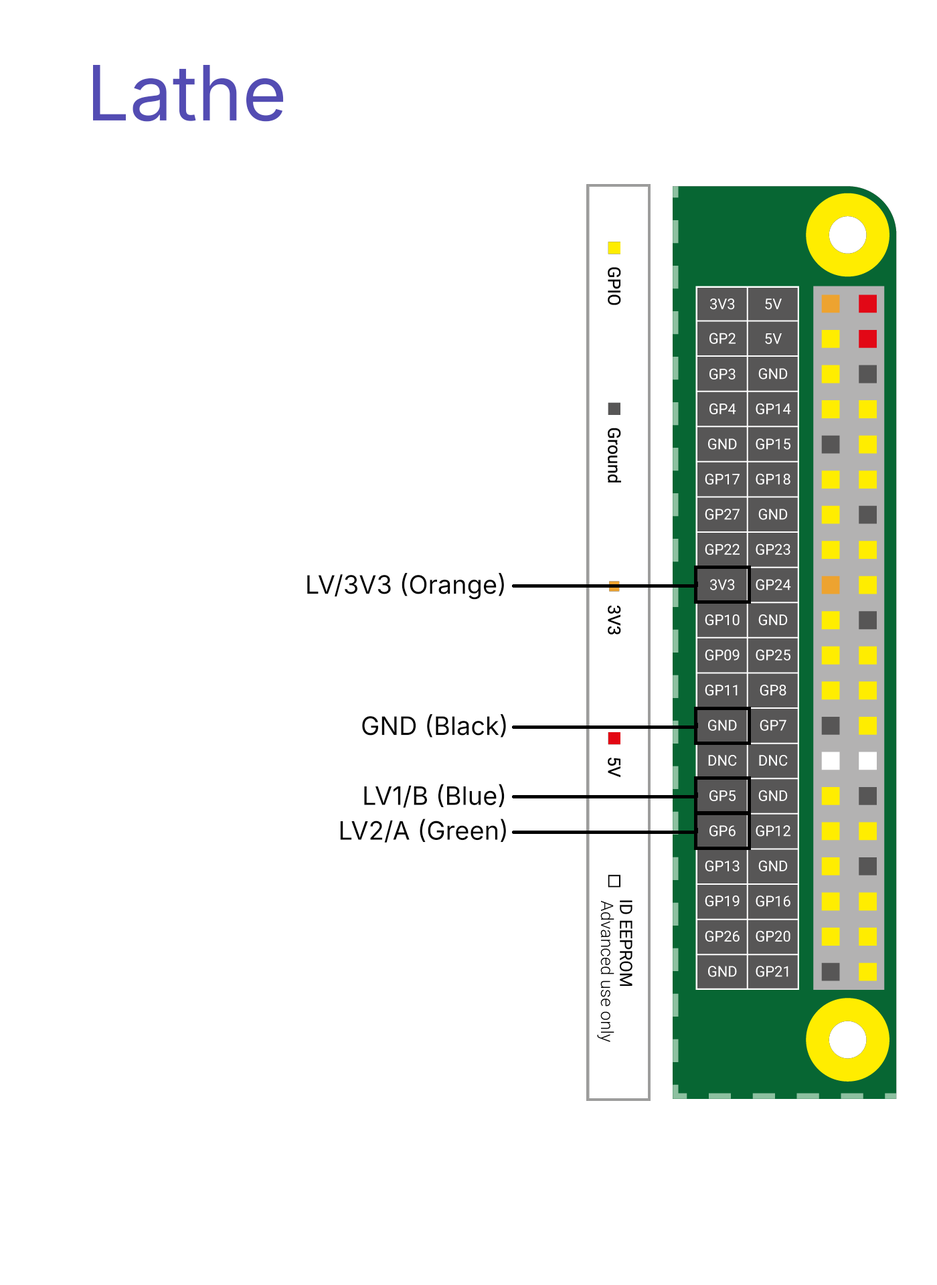
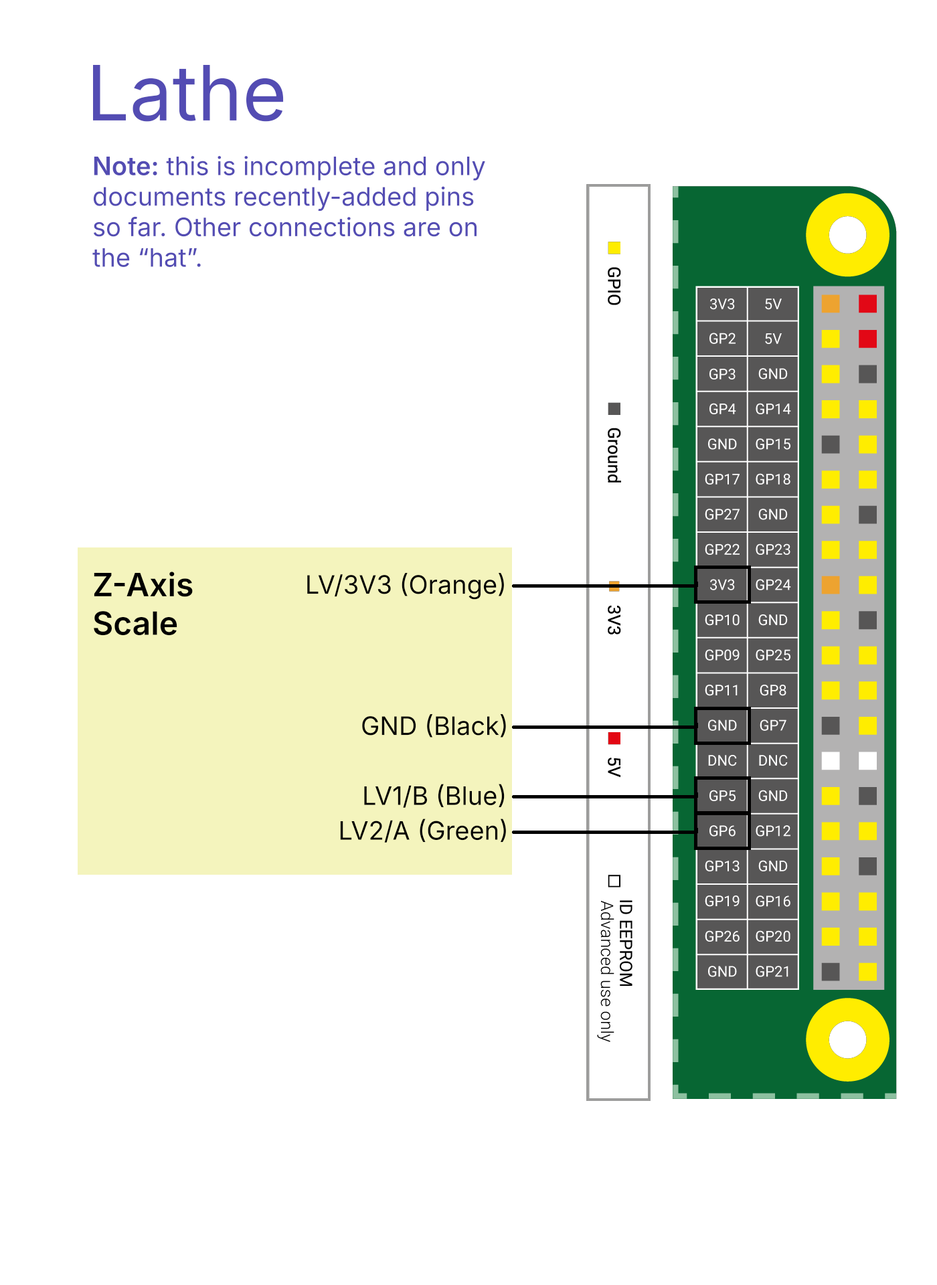
Two versions of the same layered image (937×1285). Layer-by-layer changes:
added layer "Z-Axis Scale" above "Note: this is incomplete and only docume" over [93, 571, 193, 636]
added layer "Note: this is incomplete and only docume" above "LV1" over [92, 155, 486, 267]
added layer "Layer 1" above "Background" over [77, 547, 512, 875]
